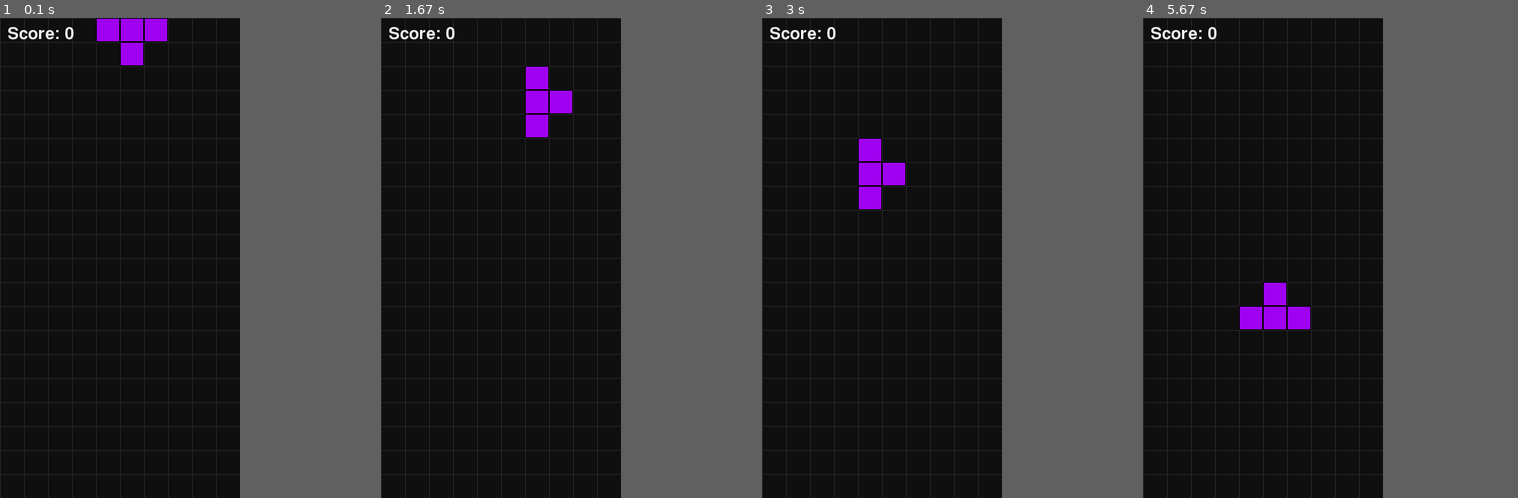
Above: before the commit, frames 1-4 (left to right).
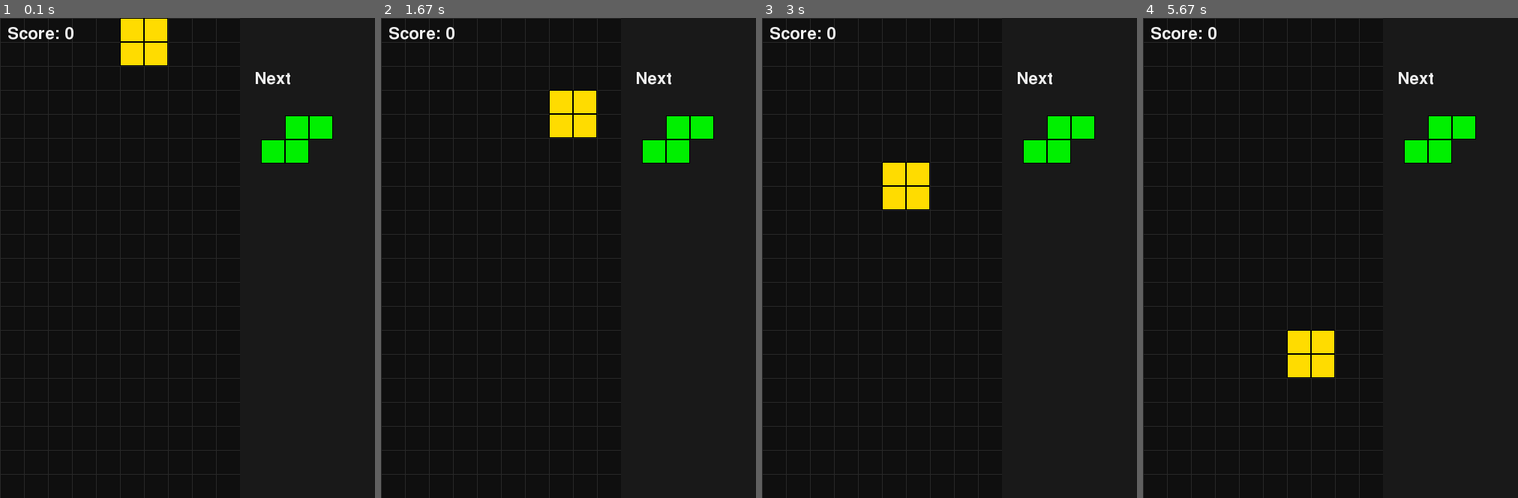
Above: after the commit, the same moments.

Repository: theKHutDeveloper/pygame_arcade_games
Game: pygame game, started from tetris/main.py
Two runs of this game, one before a commit and one after it. Both use one fixed random seed, a clock stepped at 60 frames per second and the inputs below.
Inputs:
- Up to frame 1 (0.1 s): no input
- Up to frame 2 (1.67 s): hold Right 0.33-0.8 s; hold Up 0.83-1.13 s; hold Right 1.17-1.63 s
- Up to frame 3 (3 s): hold Left 1.67-2.2 s; hold Down 2.23-2.53 s; hold Left 2.57-2.97 s
- Up to frame 4 (5.67 s): hold Right 3.4-4.03 s; hold Down 4.07-4.43 s; hold Left 4.47-4.93 s; hold Right 4.97-5.43 s; hold Up from 5.47 s (still down)
The window is 320x640 before the commit and 500x640 after it. Grey fills any space a smaller window leaves; there, only what the larger window draws over its background counts as a difference.

The runs differ from the first frame. In frame 1, 2.9% of the frame differs, in the area x 25-89%, y 0-31%; in frame 2, 3.5%; in frame 3, 3.5%; in frame 4, 3.8%, in the area x 25-89%, y 11-75%.

Commit message:
Add next piece preview system for Tetris
- Introduce NextPiece component to store upcoming tetromino
- Update SpawnSystem to spawn the queued piece and roll the next one
- Add side panel layout for preview UI
- Implement NextPieceRenderSystem to display upcoming tetromino
- Expand screen width to support score and preview panel

This adds classic Tetris next-piece functionality.

Diff:
--- a/tetris/components.py
+++ b/tetris/components.py
@@ -69,3 +69,8 @@
 @dataclass
 class GameState:
     state: str
+
+
+@dataclass
+class NextPiece:
+    name: str
--- a/tetris/config.py
+++ b/tetris/config.py
@@ -6,8 +6,12 @@
 GRID_HEIGHT = 20
 CELL_SIZE = 32
 
-SCREEN_WIDTH = GRID_WIDTH * CELL_SIZE
+SIDE_PANEL_WIDTH = 180
+
+SCREEN_WIDTH = GRID_WIDTH * CELL_SIZE + SIDE_PANEL_WIDTH
 SCREEN_HEIGHT = GRID_HEIGHT * CELL_SIZE
 
 BACKGROUND_COLOR = (15, 15, 15)
 GRID_COLOR = (40, 40, 40)
+PANEL_COLOR = (25, 25, 25)
+TEXT_COLOR = (240, 240, 240)
--- a/tetris/main.py
+++ b/tetris/main.py
@@ -12,6 +12,7 @@
     RenderScoreSystem,
     GameOverRenderSystem,
     RestartSystem,
+    NextPieceRenderSystem,
 )
 from tetris.spawn import SpawnSystem
 from tetris.components import Score, GameState
@@ -41,6 +42,7 @@
     world.add_system(CollisionSystem())
     world.add_system(RenderSystem(screen))
     world.add_system(RenderScoreSystem(screen))
+    world.add_system(NextPieceRenderSystem(screen))
     world.add_system(GameOverRenderSystem(screen))
 
     while world.running:
--- a/tetris/spawn.py
+++ b/tetris/spawn.py
@@ -10,6 +10,7 @@
     Rotation,
     PieceType,
     GameState,
+    NextPiece,
 )
 
 from tetris.pieces import PIECES
@@ -19,6 +20,7 @@
 class SpawnSystem(System):
     """
     Spawns a new tetromino when no active piece exists.
+    Also maintains the upcoming next piece preview.
     """
 
     def __init__(self):
@@ -39,14 +41,28 @@
         if active_blocks:
             return
 
-        self.spawn_piece(world)
+        next_piece_entities = list(world.get_entities_with(NextPiece))
 
-    def spawn_piece(self, world):
+        # If no NextPiece exists yet, create one first
+        if not next_piece_entities:
+            preview_entity = world.create_entity()
+            world.add_component(preview_entity, NextPiece(self.random_piece_name()))
+            next_piece_entities = list(world.get_entities_with(NextPiece))
+
+        preview_entity, (next_piece,) = next_piece_entities[0]
+
+        piece_name_to_spawn = next_piece.name
+
+        # Roll and store the next preview piece
+        next_piece.name = self.random_piece_name()
+
+        self.spawn_piece(world, piece_name_to_spawn)
+
+    def spawn_piece(self, world, piece_name):
         """
         Create a new tetromino using ECS entities.
         """
 
-        piece_name = random.choice(list(PIECES.keys()))
         piece_data = PIECES[piece_name]
 
         rotations = piece_data["rotations"]
@@ -64,8 +80,10 @@
 
             world.add_component(entity, GridPosition(spawn_x + dx, spawn_y + dy))
             world.add_component(entity, Block(color))
-
             world.add_component(entity, ActivePiece(piece_id))
             world.add_component(entity, Falling())
             world.add_component(entity, Rotation(0))
             world.add_component(entity, PieceType(piece_name))
+
+    def random_piece_name(self):
+        return random.choice(list(PIECES.keys()))
--- a/tetris/systems.py
+++ b/tetris/systems.py
@@ -10,6 +10,7 @@
     PieceType,
     Score,
     GameState,
+    NextPiece,
 )
 from tetris.pieces import PIECES
 from tetris.config import (
@@ -17,6 +18,9 @@
     GRID_HEIGHT,
     CELL_SIZE,
     GRID_COLOR,
+    SCREEN_WIDTH,
+    PANEL_COLOR,
+    TEXT_COLOR,
 )
 
 
@@ -460,3 +464,46 @@
 
         self.screen.blit(text, rect)
         self.screen.blit(restart, rect2)
+
+
+class NextPieceRenderSystem(System):
+    """
+    Render the upcoming next piece in the side panel.
+    """
+
+    def __init__(self, screen):
+        self.screen = screen
+        self.title_font = pygame.font.SysFont(None, 32)
+
+    def update(self, world, dt, events):
+        panel_x = GRID_WIDTH * CELL_SIZE
+        panel_width = SCREEN_WIDTH - panel_x
+
+        panel_rect = pygame.Rect(panel_x, 0, panel_width, GRID_HEIGHT * CELL_SIZE)
+        pygame.draw.rect(self.screen, PANEL_COLOR, panel_rect)
+
+        title = self.title_font.render("Next", True, TEXT_COLOR)
+        self.screen.blit(title, (panel_x + 20, 70))
+
+        next_piece_entities = list(world.get_entities_with(NextPiece))
+        if not next_piece_entities:
+            return
+
+        _, (next_piece,) = next_piece_entities[0]
+
+        piece_data = PIECES[next_piece.name]
+        color = piece_data["color"]
+        offsets = piece_data["rotations"][0]
+
+        preview_origin_x = panel_x + 60
+        preview_origin_y = 130
+
+        for dx, dy in offsets:
+            rect = pygame.Rect(
+                preview_origin_x + dx * CELL_SIZE,
+                preview_origin_y + dy * CELL_SIZE,
+                CELL_SIZE,
+                CELL_SIZE,
+            )
+            pygame.draw.rect(self.screen, color, rect)
+            pygame.draw.rect(self.screen, (0, 0, 0), rect, 1)
